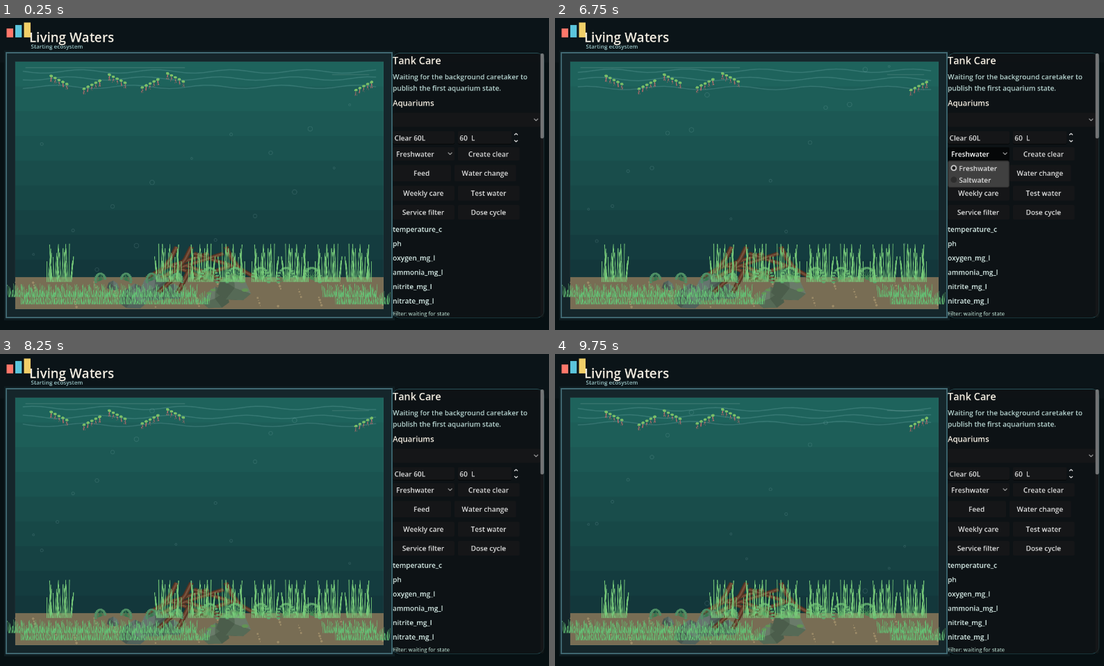
Above: before the commit, frames 1-4 (two rows, left to right).
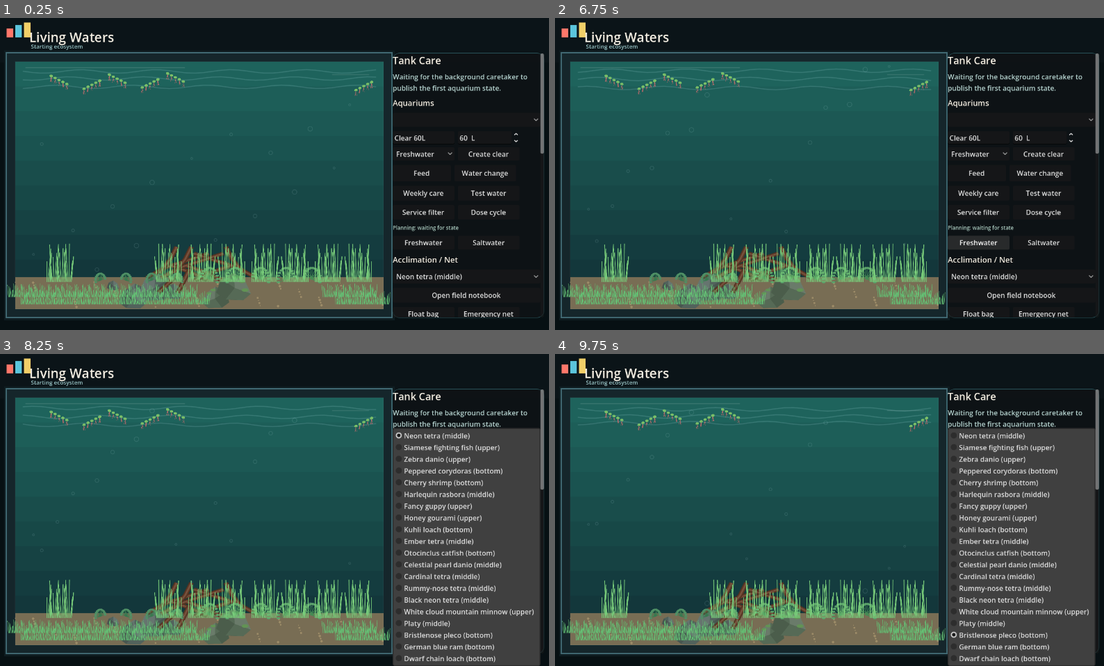
Above: after the commit, the same moments.

Repository: EgeDorukDeveci/living-waters
Game: Godot game, scene res://scenes/main.tscn
Same seed, same stepped clock (60 frames per second), same inputs: the game is played once before the commit and once after it.
Inputs (mouse positions are in pixels of both pictures, inside the frame that each line leads up to):
- Up to frame 1 (0.25 s): no input
- Up to frame 2 (6.75 s): click "Freshwater" at 0.5 s; click "Create clear" at 1.25 s; click "Feed" at 2 s; click "Water change" at 2.75 s; click "Weekly care" at 3.5 s; click "Test water" at 4.25 s; click "Service filter" at 5 s; click "Dose cycle" at 5.75 s; click "Freshwater" at 6.5 s
- Up to frame 3 (8.25 s): click (488, 578) at 7.25 s, where only the run after the commit has a clickable "Saltwater"; click (466, 612) at 8 s, where only the run after the commit has a clickable "Neon tetra (middle)"
- Up to frame 4 (9.75 s): click (1021, 631) at 8.75 s, where only the run after the commit has a clickable "Open field notebook"; click (1021, 612) at 9.5 s, where only the run after the commit has a clickable "Bristlenose pleco (bottom)"

The runs differ from the first frame. In frame 1, 1.1% of the frame differs, in the area x 71-100%, y 38-96%; in frame 2, 2.5%; in frame 3, 20%; in frame 4, 20%, in the area x 71-100%, y 23-100%.

Commit message:
Move water readings into tank sensors

Diff:
--- a/scripts/Main.gd
+++ b/scripts/Main.gd
@@ -384,7 +384,7 @@
 		var label := Label.new()
 		label.text = key
 		label.add_theme_color_override("font_color", Color("#d8eee9"))
-		panel.add_child(label)
+		label.visible = false
 		water_labels[key] = label
 
 	filter_label = Label.new()
@@ -392,14 +392,14 @@
 	filter_label.autowrap_mode = TextServer.AUTOWRAP_WORD_SMART
 	filter_label.add_theme_font_size_override("font_size", 12)
 	filter_label.add_theme_color_override("font_color", Color("#a8c8bd"))
-	panel.add_child(filter_label)
+	filter_label.visible = false
 
 	cycle_label = Label.new()
 	cycle_label.text = "Cycle: waiting for state"
 	cycle_label.autowrap_mode = TextServer.AUTOWRAP_WORD_SMART
 	cycle_label.add_theme_font_size_override("font_size", 12)
 	cycle_label.add_theme_color_override("font_color", Color("#a8c8bd"))
-	panel.add_child(cycle_label)
+	cycle_label.visible = false
 
 	planning_label = Label.new()
 	planning_label.text = "Planning: waiting for state"
@@ -413,14 +413,14 @@
 	maintenance_label.autowrap_mode = TextServer.AUTOWRAP_WORD_SMART
 	maintenance_label.add_theme_font_size_override("font_size", 12)
 	maintenance_label.add_theme_color_override("font_color", Color("#a8c8bd"))
-	panel.add_child(maintenance_label)
+	maintenance_label.visible = false
 
 	randomness_label = Label.new()
 	randomness_label.text = "Variability: waiting for state"
 	randomness_label.autowrap_mode = TextServer.AUTOWRAP_WORD_SMART
 	randomness_label.add_theme_font_size_override("font_size", 12)
 	randomness_label.add_theme_color_override("font_color", Color("#f2d382"))
-	panel.add_child(randomness_label)
+	randomness_label.visible = false
 
 	var system_row := HBoxContainer.new()
 	system_row.add_theme_constant_override("separation", 8)
@@ -1230,7 +1230,74 @@
 	var inner := _tank_inner()
 	draw_line(inner.position + Vector2(24, 14), inner.position + Vector2(inner.size.x * 0.46, 14), Color(1, 1, 1, 0.12), 2.0, true)
 	draw_line(inner.position + Vector2(inner.size.x - 118, 30), inner.position + Vector2(inner.size.x - 34, 30), Color(1, 1, 1, 0.10), 2.0, true)
+	_draw_tank_sensors()
 	_draw_carry_cursor()
+
+func _draw_tank_sensors() -> void:
+	if state.is_empty():
+		return
+	var inner := _tank_inner()
+	var water = state.get("water", {})
+	var font := get_theme_default_font()
+	var small := 12
+	var normal := 15
+	var board := Rect2(inner.position + Vector2(18, 18), Vector2(188, 138))
+	draw_rect(board, Color(0.03, 0.045, 0.045, 0.72), true)
+	draw_rect(board, Color(0.74, 0.92, 0.89, 0.24), false, 1.4, true)
+	draw_string(font, board.position + Vector2(12, 22), "WATER PROBE", HORIZONTAL_ALIGNMENT_LEFT, -1, small, Color("#c9e7df"))
+	_draw_sensor_line(board.position + Vector2(12, 46), "pH", "%.2f" % float(water.get("ph", 0.0)), _range_color(float(water.get("ph", 0.0)), 6.5, 8.2, 5.8, 8.6), normal)
+	_draw_sensor_line(board.position + Vector2(12, 72), "O2", "%.1f mg/L" % float(water.get("oxygen_mg_l", 0.0)), _range_color(float(water.get("oxygen_mg_l", 0.0)), 6.0, 9.0, 4.8, 10.0), normal)
+	_draw_sensor_line(board.position + Vector2(12, 98), "NH3", "%.3f" % float(water.get("ammonia_mg_l", 0.0)), _max_color(float(water.get("ammonia_mg_l", 0.0)), 0.02, 0.15), normal)
+	_draw_sensor_line(board.position + Vector2(12, 124), "NO2", "%.3f" % float(water.get("nitrite_mg_l", 0.0)), _max_color(float(water.get("nitrite_mg_l", 0.0)), 0.05, 0.3), normal)
+
+	var strip := Rect2(Vector2(inner.end.x - 70, inner.position.y + 86), Vector2(34, inner.size.y - SAND_HEIGHT - 132))
+	draw_rect(strip, Color(0.92, 0.88, 0.72, 0.24), true)
+	draw_rect(strip, Color(0.96, 0.98, 0.92, 0.46), false, 1.2, true)
+	var temp := float(water.get("temperature_c", 0.0))
+	for i in range(7):
+		var y := strip.position.y + 18 + i * ((strip.size.y - 38) / 6.0)
+		draw_line(Vector2(strip.position.x + 8, y), Vector2(strip.position.x + 22, y), Color(0.9, 0.94, 0.88, 0.55), 1.0, true)
+	var temp_y := remap(clamp(temp, 18.0, 30.0), 18.0, 30.0, strip.end.y - 22, strip.position.y + 18)
+	draw_circle(Vector2(strip.position.x + 17, temp_y), 7.0, _range_color(temp, 23.0, 26.5, 20.0, 29.0))
+	draw_string(font, strip.position + Vector2(-10, -10), "%.1f C" % temp, HORIZONTAL_ALIGNMENT_CENTER, 56, small, Color("#edf7ed"))
+
+	var card := Rect2(Vector2(inner.end.x - 238, inner.position.y + 24), Vector2(144, 88))
+	draw_rect(card, Color("#d8c697", 0.82), true)
+	draw_rect(card, Color("#604a30", 0.74), false, 1.2, true)
+	draw_string(font, card.position + Vector2(10, 20), "TEST STRIP", HORIZONTAL_ALIGNMENT_LEFT, -1, small, Color("#2f271c"))
+	_draw_test_pad(card.position + Vector2(12, 34), "NO3", "%.0f" % float(water.get("nitrate_mg_l", 0.0)), _max_color(float(water.get("nitrate_mg_l", 0.0)), 25.0, 45.0))
+	_draw_test_pad(card.position + Vector2(12, 58), "PO4", "%.2f" % float(water.get("phosphate_mg_l", 0.0)), _max_color(float(water.get("phosphate_mg_l", 0.0)), 0.15, 0.5))
+	var filter = state.get("equipment", {}).get("filter", {})
+	var cycle = state.get("cycle", {})
+	var filter_text := "filter %.0f%%" % (float(filter.get("effective_flow", filter.get("flow", 0.0))) * 100.0)
+	var cycle_text := "cycle %s" % ("ready" if bool(cycle.get("ready_for_animals", false)) else "new")
+	draw_string(font, inner.position + Vector2(24, inner.end.y - SAND_HEIGHT - 14), "%s  /  %s" % [filter_text, cycle_text], HORIZONTAL_ALIGNMENT_LEFT, -1, small, Color(0.85, 0.98, 0.92, 0.72))
+
+func _draw_sensor_line(pos: Vector2, label: String, value: String, color: Color, size_px: int) -> void:
+	var font := get_theme_default_font()
+	draw_circle(pos + Vector2(5, -4), 4.0, color)
+	draw_string(font, pos + Vector2(18, 0), label, HORIZONTAL_ALIGNMENT_LEFT, -1, size_px, Color("#a8cfc8"))
+	draw_string(font, pos + Vector2(72, 0), value, HORIZONTAL_ALIGNMENT_LEFT, -1, size_px, Color("#edf7ef"))
+
+func _draw_test_pad(pos: Vector2, label: String, value: String, color: Color) -> void:
+	var font := get_theme_default_font()
+	draw_rect(Rect2(pos, Vector2(18, 14)), color, true)
+	draw_rect(Rect2(pos, Vector2(18, 14)), Color("#3b2e1e", 0.4), false, 1.0, true)
+	draw_string(font, pos + Vector2(26, 12), "%s %s" % [label, value], HORIZONTAL_ALIGNMENT_LEFT, -1, 12, Color("#2f271c"))
+
+func _range_color(value: float, good_min: float, good_max: float, warn_min: float, warn_max: float) -> Color:
+	if value >= good_min and value <= good_max:
+		return Color("#66d99a")
+	if value >= warn_min and value <= warn_max:
+		return Color("#e9c85f")
+	return Color("#ff766a")
+
+func _max_color(value: float, good_max: float, warn_max: float) -> Color:
+	if value <= good_max:
+		return Color("#66d99a")
+	if value <= warn_max:
+		return Color("#e9c85f")
+	return Color("#ff766a")
 
 func _draw_carry_cursor() -> void:
 	var mouse := get_viewport().get_mouse_position()
